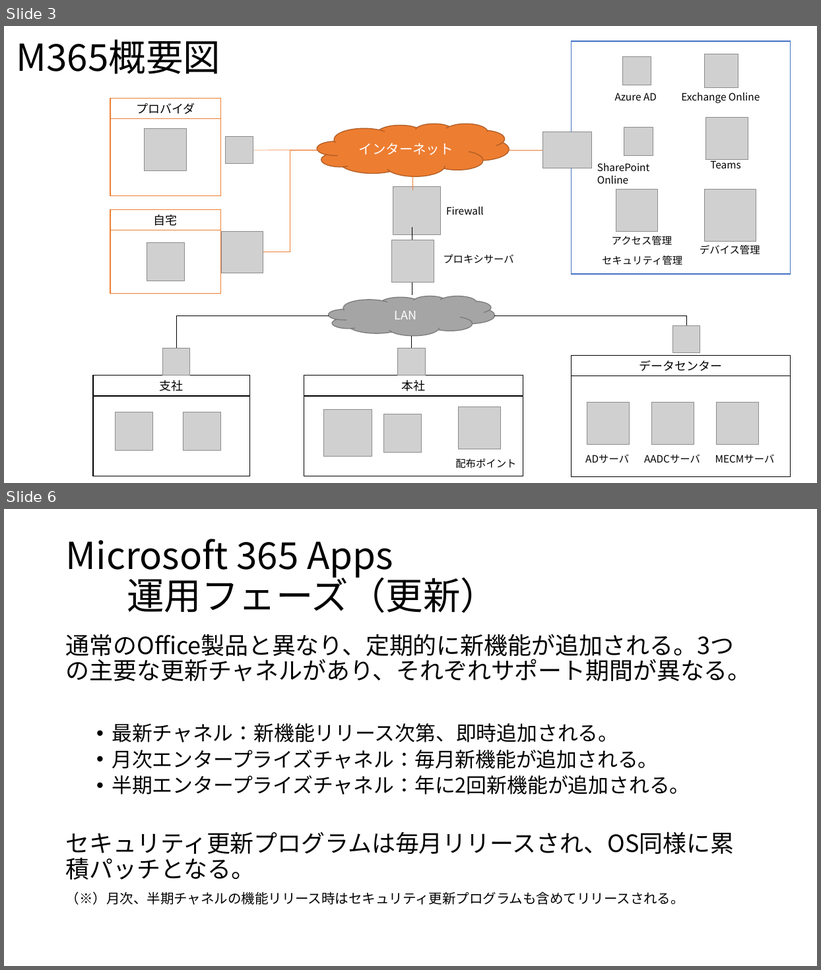
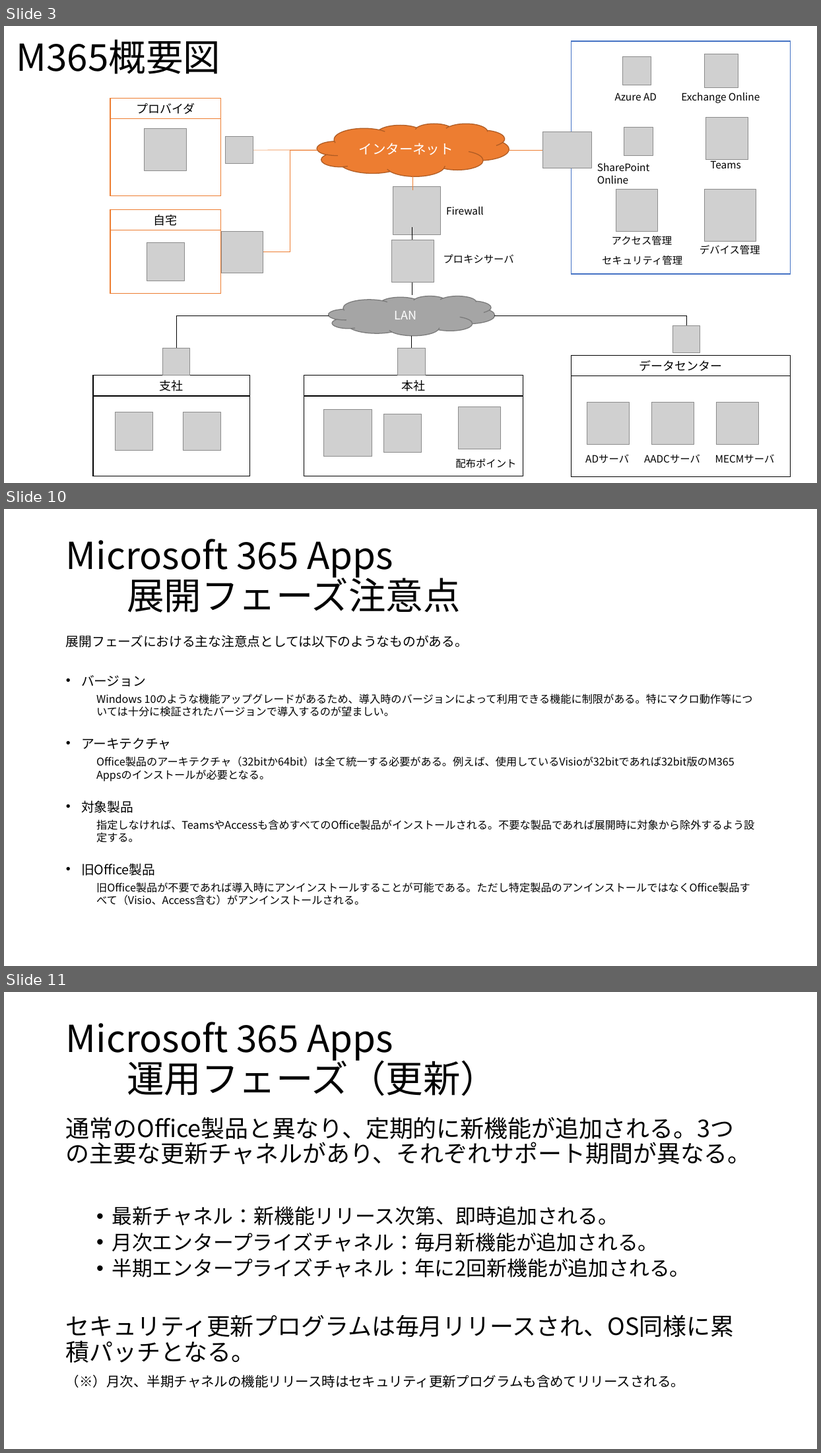
Before and after one commit to satoki-shiro/Sharing, a slide deck: M365アーキテクチャ勉強会.pptx. Shown one above the other, each under a label of ours: slides 3 and 6 before the commit, slides 3, 10 and 11 after it; the slides between them are not shown. The pictures are 821x970 and 821x1453 pixels, drawn with LibreOffice and Linux fonts; fonts in the diff are those of the drawing; grey boxes stand for pictures. Boxes give left, top, right and bottom in pixels: in the first picture for what was removed or moved away, otherwise in the second. Text is boxed around its words. In the diff, an @@ line names an element or a change of style, - is before the commit and + after.

```diff
--- a/M365アーキテクチャ勉強会.pptx
+++ b/M365アーキテクチャ勉強会.pptx
@@ slide 10 added at <box>4,509,817,966</box>, background #FFFFFF @@
@@ title added at <box>66,539,460,613</box>, 44 pt, text #000000 @@
+Microsoft 365 Apps
+展開フェーズ注意点
@@ text added at <box>66,635,754,906</box>, 12.7 pt, text #000000 @@
+展開フェーズにおける主な注意点としては以下のようなものがある。
+• バージョン
+  Windows 10のような機能アップグレードがあるため、導入時のバージョンによって利用できる機能に制限がある。特にマクロ動作等については十分に検証されたバージョンで導入するのが望ましい。
+• アーキテクチャ
+  Office製品のアーキテクチャ（32bitか64bit）は全て統一する必要がある。例えば、使用しているVisioが32bitであれば32bit版のM365 Appsのインストールが必要となる。
+• 対象製品
+  指定しなければ、TeamsやAccessも含めすべてのOffice製品がインストールされる。不要な製品であれば展開時に対象から除外するよう設定する。
+• 旧Office製品
+  旧Office製品が不要であれば導入時にアンインストールすることが可能である。ただし特定製品のアンインストールではなくOffice製品すべて（Visio、Access含む）がアンインストールされる。
@@ what was slide 6 is now slide 11 @@
```
Also in this commit, not shown: 3 slides changed, 5 other slides added, 1 other file.
